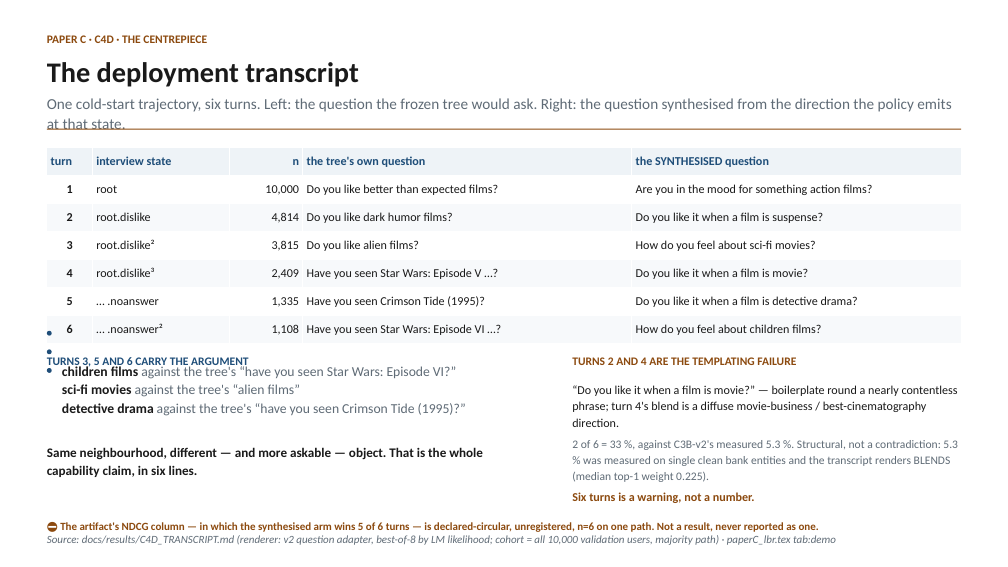
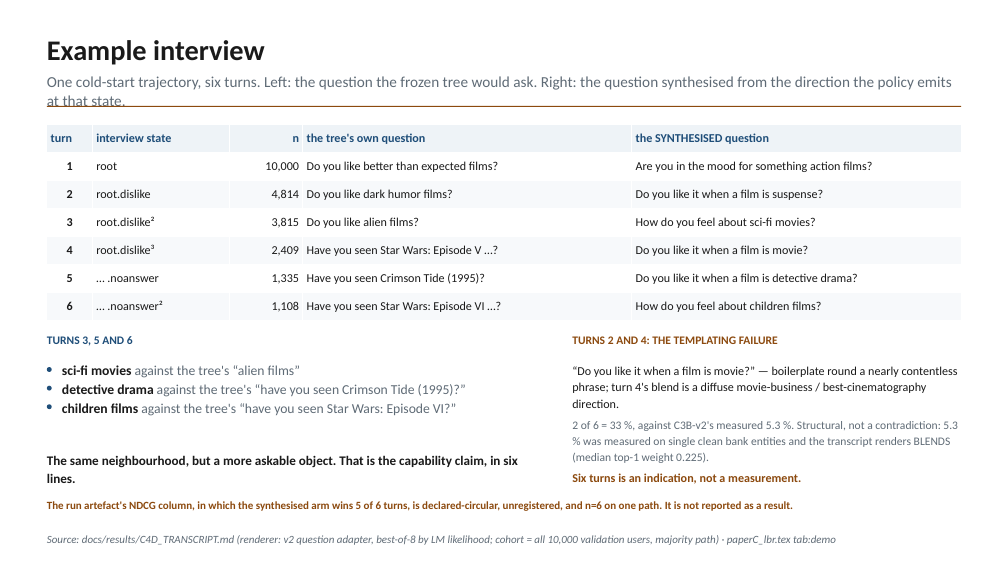
Before and after one commit to makarovaalexa-brch/casper, a slide deck: slide 39 of new_chapters/slides/casper_supervisor_2026-09.pptx (slide 36 before the commit). Drawn at 1008x567 pixels with LibreOffice and Linux fonts; fonts in the diff are those of the drawing. Boxes give left, top, right and bottom in pixels: in the first picture for what was removed or moved away, otherwise in the second. Text is boxed around its words. In the diff, an @@ line names an element or a change of style, - is before the commit and + after.

```diff
--- a/new_chapters/slides/casper_supervisor_2026-09.pptx
+++ b/new_chapters/slides/casper_supervisor_2026-09.pptx
@@ text removed at box(47, 35, 207, 43) @@
-PAPER C · C4D · THE CENTREPIECE
@@ text added at box(47, 40, 265, 65), 27 pt, text #1A1A1A, bold @@
+Example interview
@@ text "One cold-start trajectory, six turns. ...": place and size @@
-text "One cold-start trajectory, six turns. ..." at box(47, 98, 951, 130)
+text "One cold-start trajectory, six turns. ..." at box(47, 76, 951, 107)
@@ text removed at box(47, 62, 359, 87) @@
-The deployment transcript
@@ rectangle: place and size @@
-rectangle at box(47, 129, 961, 130)
+rectangle at box(47, 106, 961, 107)
@@ 2 texts, 1 table: place and size @@
-2 texts, 1 table at box(47, 147, 960, 416)
+2 texts, 1 table at box(47, 125, 960, 397)
@@ text at box(47, 336, 133, 346): text changed @@
-TURNS 3, 5 AND 6 CARRY THE ARGUMENT
+TURNS 3, 5 AND 6
@@ text at box(572, 336, 778, 344): text changed @@
-TURNS 2 AND 4 ARE THE TEMPLATING FAILURE
+TURNS 2 AND 4: THE TEMPLATING FAILURE
@@ ellipse: place and size @@
-ellipse at box(47, 349, 51, 354)
+ellipse at box(47, 386, 51, 390)
@@ text "“Do you like it when ...": place and size @@
-text "“Do you like it when ..." at box(572, 385, 958, 503)
+text "“Do you like it when ..." at box(572, 366, 958, 484)
@@ ellipse: place and size @@
-ellipse at box(47, 331, 51, 336)
+ellipse at box(47, 405, 51, 409)
@@ text "children films against the tree's ...": place and size @@
-text "children films against the tree's ..." at box(62, 365, 456, 379)
+text "children films against the tree's ..." at box(62, 403, 456, 416)
@@ text at box(47, 455, 517, 483): text changed @@
-Same neighbourhood, different — and more askable — object. That is the whole capability claim, in six lines.
+The same neighbourhood, but a more askable object. That is the capability claim, in six lines.
@@ text at box(572, 473, 801, 484): text changed @@
-Six turns is a warning, not a number.
+Six turns is an indication, not a measurement.
@@ text at box(47, 501, 793, 511): text changed @@
-⛔ The artifact's NDCG column — in which the synthesised arm wins 5 of 6 turns — is declared-circular, unregistered, n=6 on one path. Not a result, never reported as one.
+The run artefact's NDCG column, in which the synthesised arm wins 5 of 6 turns, is declared-circular, unregistered, and n=6 on one path. It is not reported as a result.
```
Also in this commit, not shown: 53 other slides changed, 4 slides added, 1 slide removed, 11 other files.
